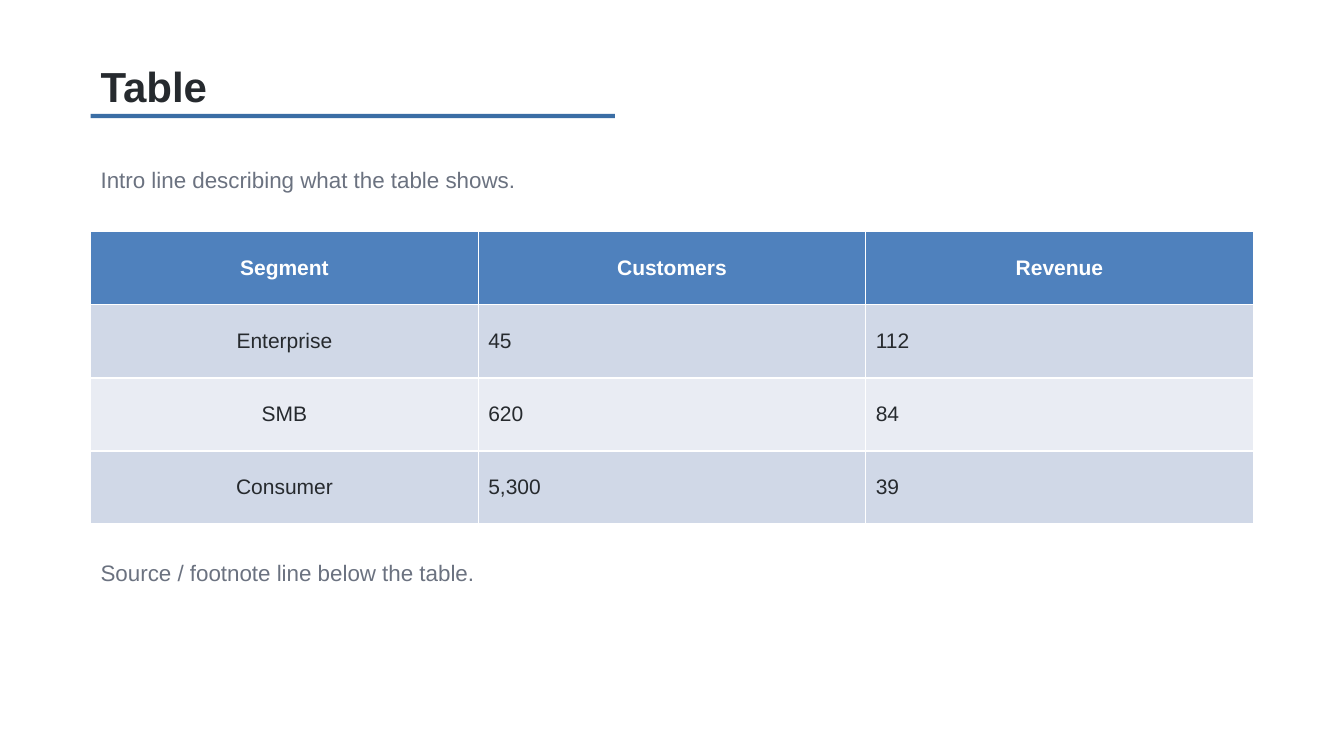
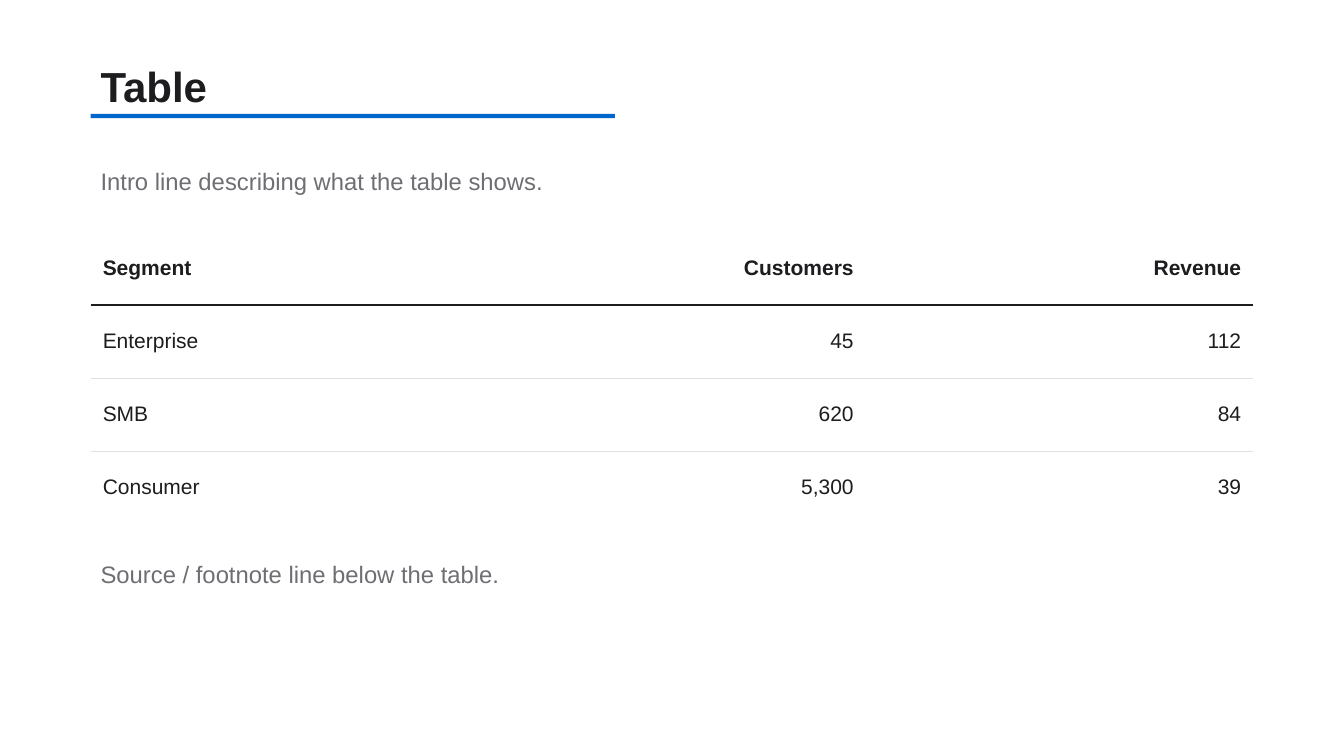
Before and after one commit to TakebumiSuzuki/CC-Dev-Container, a slide deck: slide 13 of template-source/basic_template.pptx. Drawn at 1344x756 pixels with LibreOffice and Linux fonts; fonts in the diff are those of the drawing. Boxes give left, top, right and bottom in pixels: in the first picture for what was removed or moved away, otherwise in the second. Text is boxed around its words. In the diff, an @@ line names an element or a change of style, - is before the commit and + after.

Commit message:
modify design of template pptx

```diff
--- a/template-source/basic_template.pptx
+++ b/template-source/basic_template.pptx
@@ text "Table" at (101, 71, 207, 103): text colour #262A2E to #1D1D1F @@
@@ rectangle at (91, 114, 615, 118): fill #3B6EA5 to #0066CC @@
@@ text "Intro line describing what the ..." at (101, 173, 543, 195): size 16 to 17 pt, text colour #6B7280 to #6E6E73 @@
@@ table at (91, 232, 1252, 524) @@
@@ fill #4F81BD to #FFFFFF in row 1 @@
@@ fill #D0D8E8 to #FFFFFF in 6 cells @@
@@ fill #E9EDF4 to #FFFFFF in row 3 @@
@@ text colour #FFFFFF to #1D1D1F in "Segment", "Customers", "Revenue" @@
@@ text colour #262A2E to #1D1D1F in "Enterprise", "45", "112", "SMB" and 5 more places @@
@@ alignment centre to left @@
@@ alignment centre to right @@
@@ alignment left to right @@
@@ borders changed @@
@@ text "Source / footnote line below ..." at (101, 566, 499, 583): size 16 to 17 pt, text colour #6B7280 to #6E6E73 @@
```
Also in this commit, not shown: 19 other slides changed, 1 other file.
